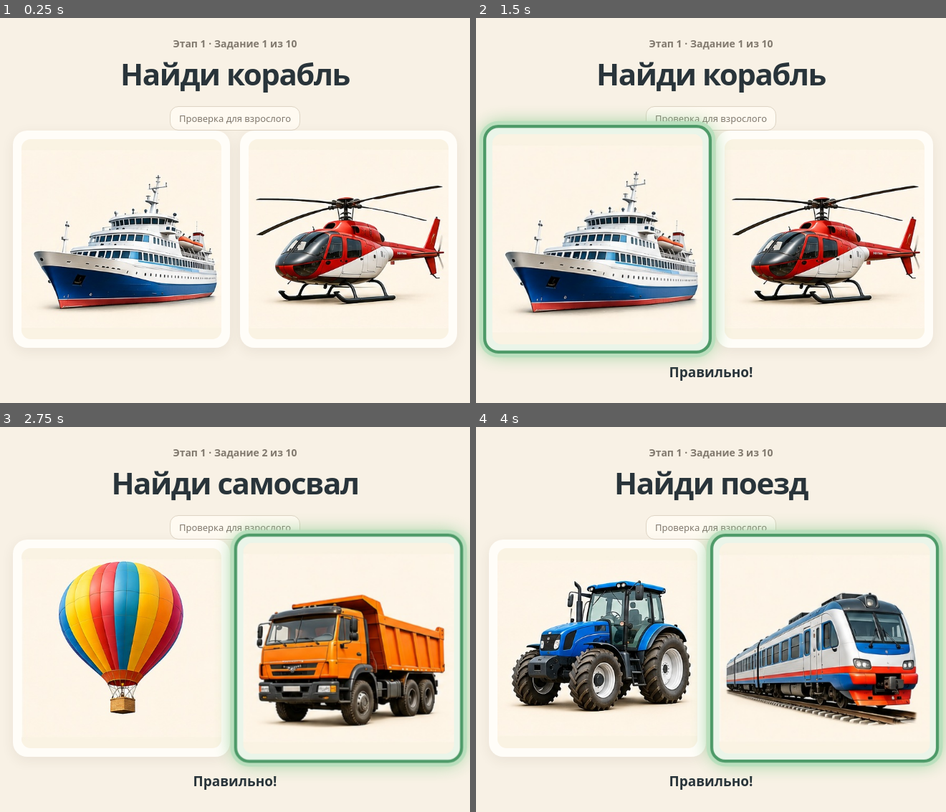
Above: before the commit, frames 1-4 (two rows, left to right).
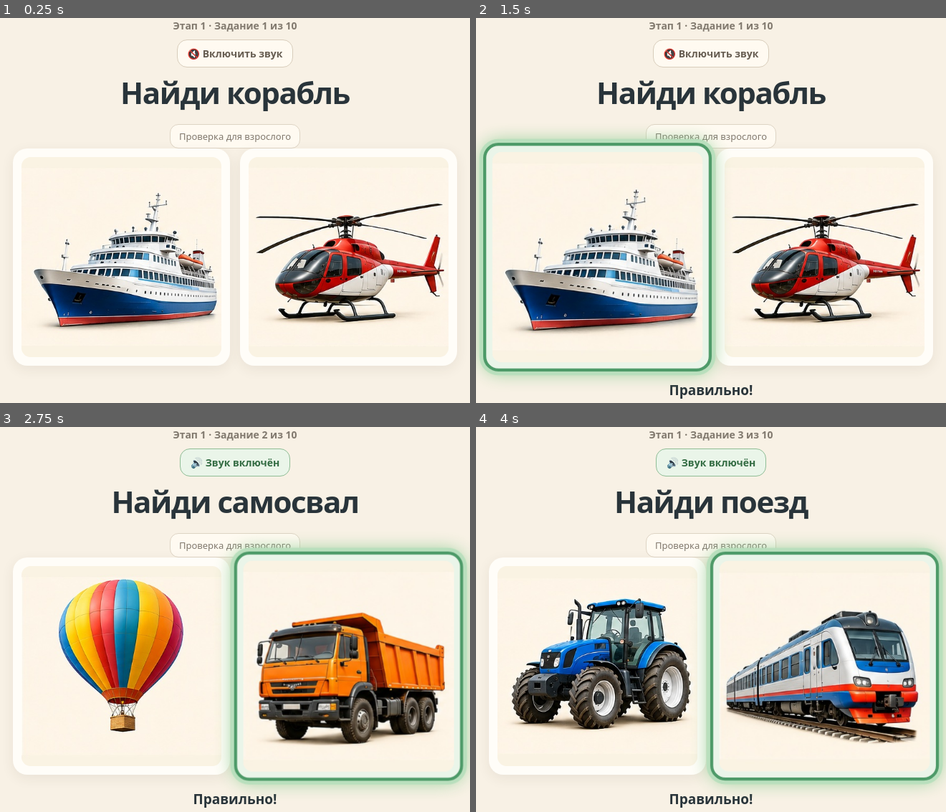
Above: after the commit, the same moments.

Repository: kristinayaroslav/deni-games
Game: browser game, page index.html
Two runs of this game, one before a commit and one after it. Both use one fixed random seed, a clock stepped at 60 frames per second and the inputs below.
Inputs (mouse positions are in pixels of both pictures, inside the frame that each line leads up to):
- Up to frame 1 (0.25 s): no input
- Up to frame 2 (1.5 s): click "Картинка 1" at 1.27 s
- Up to frame 3 (2.75 s): click (235, 461) at 2.02 s, where only the run after the commit has a clickable "🔇 Включить звук"; click "Картинка 2" at 2.47 s
- Up to frame 4 (4 s): click "Картинка 2" at 3.67 s

The runs differ from the first frame. In frame 1, 19% of the frame differs, in the area x 2-98%, y 1-87%; in frame 2, 26%; in frame 3, 28%; in frame 4, 31%, in the area x 2-100%, y 1-99%.

Commit message:
Add explicit iPhone sound activation and test tone

Diff:
--- a/index.html
+++ b/index.html
@@ -8,7 +8,7 @@
 <style>
 :root{color-scheme:light;--cream:#f8f1e5;--ink:#29343a;--muted:#81796e;--green:#4d9a68;--green-bg:#eaf5e9;--red:#c76c5b;--red-bg:#fff0eb;--card:#fffdf8}
 *{box-sizing:border-box}body{margin:0;min-height:100svh;padding:max(12px,env(safe-area-inset-top)) 12px max(14px,env(sa …(231 unchanged characters)…
-main{width:min(100%,620px);text-align:center}.topline{margin:0 0 10px;color:var(--muted);font-size:14px;font-weight:650}
+main{width:min(100%,620px);text-align:center}.topline{margin:0 0 10px;color:var(--muted);font-size:14px;font-weight:650}.sound-toggle{display:inline-flex;align-items:center;gap:7px;margin:0 0 12px;padding:9px 14px;border:1px solid #d8cdbb;border-radius:14px;background:#fffaf1;color:#665d52;font:inherit;font-size:14px;font-weight:700;cursor:pointer;touch-action:manipulation}.sound-toggle[aria-pressed="true"]{background:#eaf5e9;border-color:#8fbd95;color:#326b42}
 h1{margin:0 0 clamp(14px,3vh,25px);font-size:clamp(29px,7.5vw,42px);line-height:1.08;font-weight:800;letter-spacing:-.035em}
 .cards{display:grid;grid-template-columns:repeat(2,minmax(0,1fr));gap:clamp(8px,2vw,14px)}
 .card{appearance:none;display:block;width:100%;min-width:0;padding:clamp(4px,1vw,8px);border:4px solid transparent;bord …(226 unchanged characters)…
@@ -37,6 +37,7 @@
 <main>
 <section id="game" aria-labelledby="prompt">
 <div class="topline" id="progress">Этап 1 · Задание 1 из 10</div>
+<button class="sound-toggle" id="soundToggle" type="button" aria-pressed="false">🔇 Включить звук</button>
 <h1 id="prompt">Найди корабль</h1>
 <details class="test-tools"><summary>Проверка для взрослого</summary><div class="test-controls"><button class="skip-stage" id="skipStage" type="button">Перейти к этапу 2</button><button class="skip-stage" id="skipFinish" type="button">Сразу к финалу с GIF</button></div></details>
 <div class="cards" id="cards" aria-label="Выбери картинку"></div>
@@ -70,32 +71,55 @@
 const allVehicles=["ship","helicopter","dump_truck","train","tractor","excavator","airplane","bus","fire_engine","police_car","van","hot_air_balloon"];
 const game=document.getElementById("game"),between=document.getElementById("between"),finish=document.getElementById("finish");
 const progress=document.getElementById("progress"),prompt=document.getElementById("prompt"),cards=document.getElementById("cards"),feedback=document.getElementById("feedback"),skipStage=document.getElementById("skipStage"),skipFinish=document.getElementById("skipFinish");
-let stage=1,index=0,locked=false,wrongTimer=null,nextTimer=null,audioCtx=null;
-async function playVehicleSound(vehicle){
+let stage=1,index=0,locked=false,wrongTimer=null,nextTimer=null,audioCtx=null,soundEnabled=false;
+const soundToggle=document.getElementById("soundToggle");
+function getAudioContext(){
+ const Ctx=window.AudioContext||window.webkitAudioContext;
+ if(!Ctx)throw new Error("Web Audio API недоступен в этом браузере");
+ if(!audioCtx)audioCtx=new Ctx();
+ return audioCtx;
+}
+function beepTest(){
+ const ctx=getAudioContext(),osc=ctx.createOscillator(),gain=ctx.createGain(),t=ctx.currentTime;
+ osc.type="sine";osc.frequency.setValueAtTime(660,t);osc.frequency.setValueAtTime(880,t+.13);
+ gain.gain.setValueAtTime(.001,t);gain.gain.linearRampToValueAtTime(.22,t+.025);gain.gain.setValueAtTime(.22,t+.22);gain.gain.linearRampToValueAtTime(.001,t+.28);
+ osc.connect(gain);gain.connect(ctx.destination);osc.start(t);osc.stop(t+.3);
+}
+soundToggle.addEventListener("click",async()=>{
  try{
-  const Ctx=window.AudioContext||window.webkitAudioContext;if(!Ctx)return;
-  if(!audioCtx)audioCtx=new Ctx();
-  if(audioCtx.state!=="running")await audioCtx.resume();
-  const now=audioCtx.currentTime;
-  function tone(freq,start,duration,wave="sine",endFreq=null,gain=.12){
-   const o=audioCtx.createOscillator(),g=audioCtx.createGain();o.type=wave;
-   o.frequency.setValueAtTime(freq,now+start);if(endFreq)o.frequency.exponentialRampToValueAtTime(endFreq,now+start+duration);
-   g.gain.setValueAtTime(.001,now+start);g.gain.exponentialRampToValueAtTime(gain,now+start+.025);g.gain.exponentialRampToValueAtTime(.001,now+start+duration);
-   o.connect(g);g.connect(audioCtx.destination);o.start(now+start);o.stop(now+start+duration+.03);
+  const ctx=getAudioContext();
+  await ctx.resume();
+  soundEnabled=true;soundToggle.setAttribute("aria-pressed","true");soundToggle.textContent="🔊 Звук включён";
+  beepTest();
+ }catch(error){
+  soundToggle.textContent="Звук недоступен в браузере";
+  soundToggle.setAttribute("aria-pressed","false");
+  console.error("Не удалось включить звук:",error);
+ }
+});
+function playVehicleSound(vehicle){
+ if(!soundEnabled||!audioCtx||audioCtx.state!=="running")return;
+ try{
+  const ctx=audioCtx,now=ctx.currentTime;
+  function tone(freq,start,duration,wave="sine",endFreq=null,gain=.16){
+   const osc=ctx.createOscillator(),amp=ctx.createGain();osc.type=wave;
+   osc.frequency.setValueAtTime(freq,now+start);if(endFreq)osc.frequency.exponentialRampToValueAtTime(endFreq,now+start+duration);
+   amp.gain.setValueAtTime(.001,now+start);amp.gain.linearRampToValueAtTime(gain,now+start+.025);amp.gain.setValueAtTime(gain,now+start+Math.max(.03,duration-.04));amp.gain.linearRampToValueAtTime(.001,now+start+duration);
+   osc.connect(amp);amp.connect(ctx.destination);osc.start(now+start);osc.stop(now+start+duration+.03);
   }
-  const beep=(freq,start,d=.16)=>tone(freq,start,d,"square",null,.07);
+  const beep=(freq,start,d=.16)=>tone(freq,start,d,"square",null,.12);
   switch(vehicle){
-   case "airplane": tone(520,0,.75,"sawtooth",210,.045);break;
-   case "bus": case "van": beep(740,0,.13);beep(740,.22,.13);break;
-   case "train": tone(620,0,.22,"sawtooth",480,.09);tone(620,.32,.22,"sawtooth",480,.09);break;
-   case "helicopter": for(let i=0;i<5;i++)tone(170,i*.12,.09,"square",125,.055);break;
-   case "ship": tone(190,0,.85,"triangle",145,.16);break;
-   case "fire_engine": case "police_car": tone(620,0,.24,"sawtooth",880,.08);tone(880,.26,.24,"sawtooth",620,.08);tone(620,.52,.24,"sawtooth",880,.08);break;
-   case "dump_truck": case "tractor": tone(115,0,.5,"sawtooth",85,.12);beep(680,.58,.12);beep(680,.78,.12);break;
-   case "excavator": tone(130,0,.32,"sawtooth",100,.1);tone(180,.38,.2,"square",140,.055);break;
-   case "hot_air_balloon": tone(480,0,.5,"sine",700,.06);break;
+   case "airplane":tone(520,0,.75,"sawtooth",210,.09);break;
+   case "bus":case "van":beep(740,0,.13);beep(740,.22,.13);break;
+   case "train":tone(620,0,.22,"sawtooth",480,.14);tone(620,.32,.22,"sawtooth",480,.14);break;
+   case "helicopter":for(let i=0;i<5;i++)tone(170,i*.12,.09,"square",125,.09);break;
+   case "ship":tone(190,0,.85,"triangle",145,.2);break;
+   case "fire_engine":case "police_car":tone(620,0,.24,"sawtooth",880,.13);tone(880,.26,.24,"sawtooth",620,.13);tone(620,.52,.24,"sawtooth",880,.13);break;
+   case "dump_truck":case "tractor":tone(115,0,.5,"sawtooth",85,.18);beep(680,.58,.12);beep(680,.78,.12);break;
+   case "excavator":tone(130,0,.32,"sawtooth",100,.16);tone(180,.38,.2,"square",140,.1);break;
+   case "hot_air_balloon":tone(480,0,.5,"sine",700,.1);break;
   }
- }catch(e){}
+ }catch(error){console.error("Ошибка звука транспорта:",error);}
 }
 function shuffle(list){const a=[...list];for(let i=a.length-1;i>0;i--){const j=Math.floor(Math.random()*(i+1));[a[i],a[j]]=[a[j],a[i]]}return a}
 function optionsFor(task){if(stage===1)return shuffle(task.pair);const extras=shuffle(allVehicles.filter(v=>v!==task.answer&&!task.pair.includes(v))).slice(0,2);return shuffle([task.answer,...task.pair.filter(v=>v!==task.answer),...extras])}
@@ -114,7 +138,7 @@
 function choose(button,selected,answer){
  if(locked)return;
  if(selected===answer){
-  locked=true;clearTimeout(wrongTimer);button.classList.add("correct");void playVehicleSound(selected);
+  locked=true;clearTimeout(wrongTimer);button.classList.add("correct");playVehicleSound(selected);
   cards.querySelectorAll("button").forEach(b=>b.disabled=true);feedback.textContent="Правильно!";
   nextTimer=setTimeout(()=>{
    if(index<tasks.length-1){index++;renderTask()}
